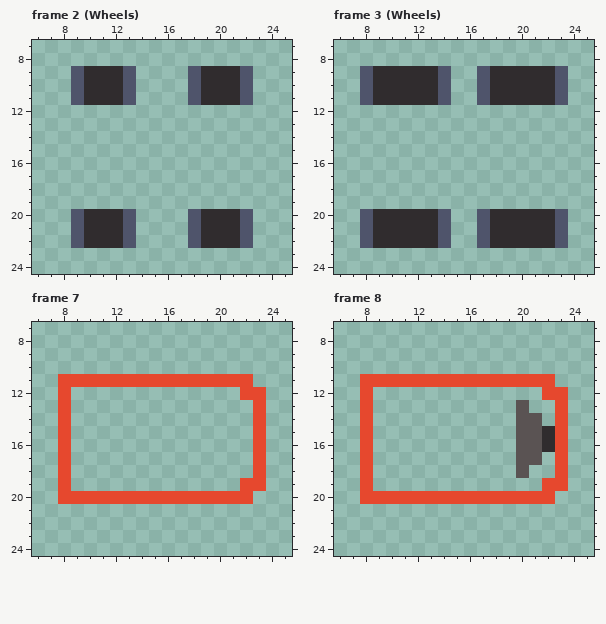
File history of a pixel-art file, assets/kart.ase. The first picture shows the starting point.
32x32 pixels, 8 frames. Shown: frame 2 (Wheels): x 6..25, y 7..24; frame 3 (Wheels): x 6..25, y 7..24; frame 7: x 6..25, y 7..24; frame 8: x 6..25, y 7..24. The commit also changed other frames, which this record leaves out.
The same view after the edit:
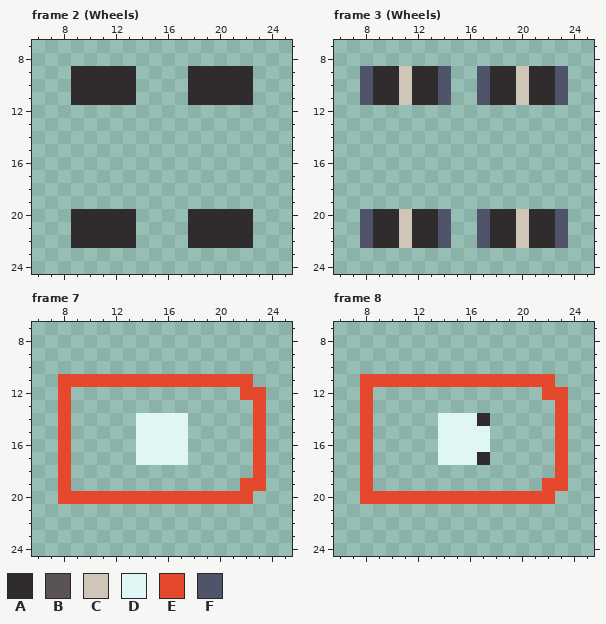
Palette (. is transparent): A #302c2e  B #5a5353  C #cfc6b8  D #dff6f5  E #e6482e  F #4f546b
What changed:
Frame 2 (Wheels):
y 9..11: x 9 F -> A; x 13 F -> A; x 18 F -> A; x 22 F -> A
y 20..22: x 9 F -> A; x 13 F -> A; x 18 F -> A; x 22 F -> A
Frame 3 (Wheels):
y 9..11: x 11 A -> C; x 20 A -> C
y 20..22: x 11 A -> C; x 20 A -> C
Frame 7:
y 14..17: x 14..17 .... -> DDDD
Frame 8:
y 13: x 20 B -> .
y 14: x 14..17 .... -> DDDA; x 20..21 BB -> ..
y 15..16: x 14..17 .... -> DDDD; x 20..22 BBA -> ...
y 17: x 14..17 .... -> DDDA; x 20..21 BB -> ..
y 18: x 20 B -> .
